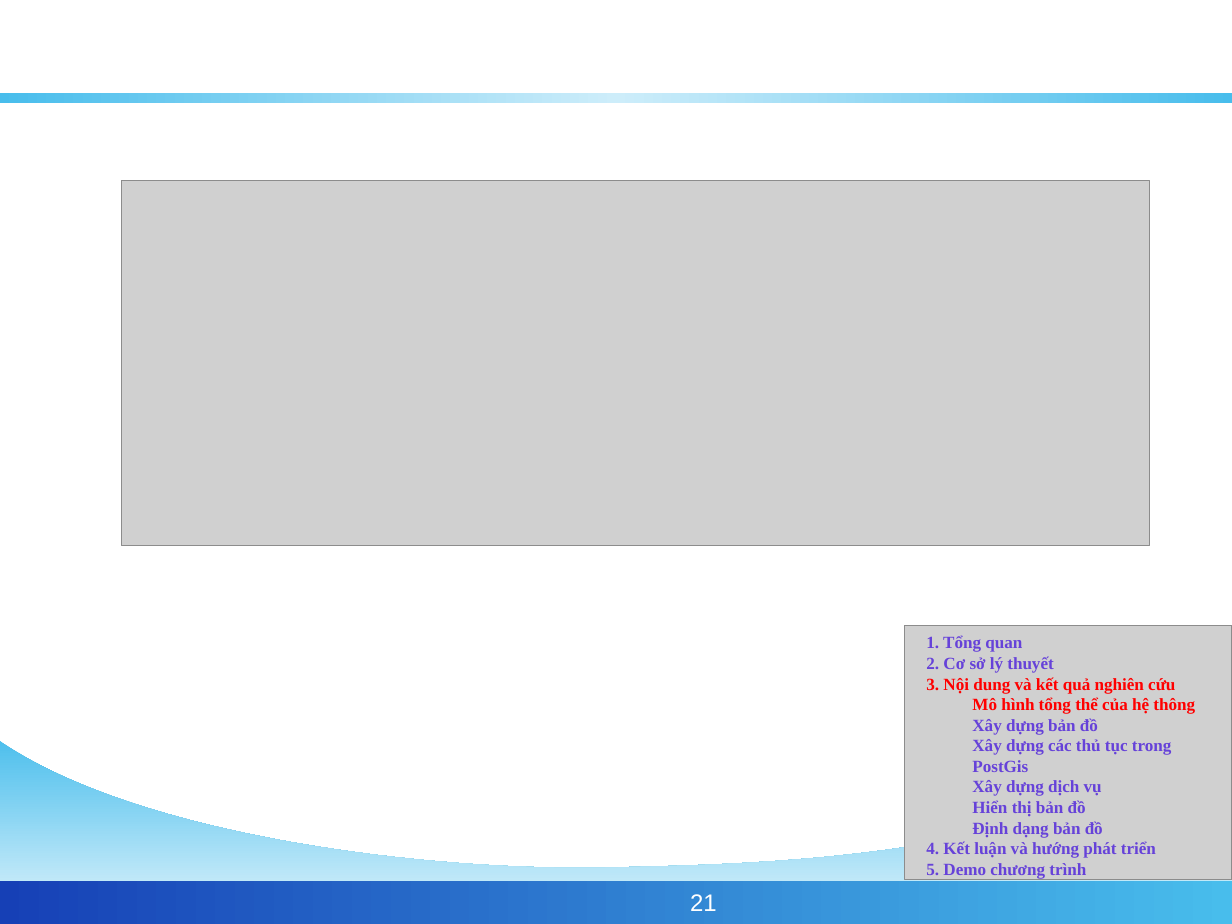
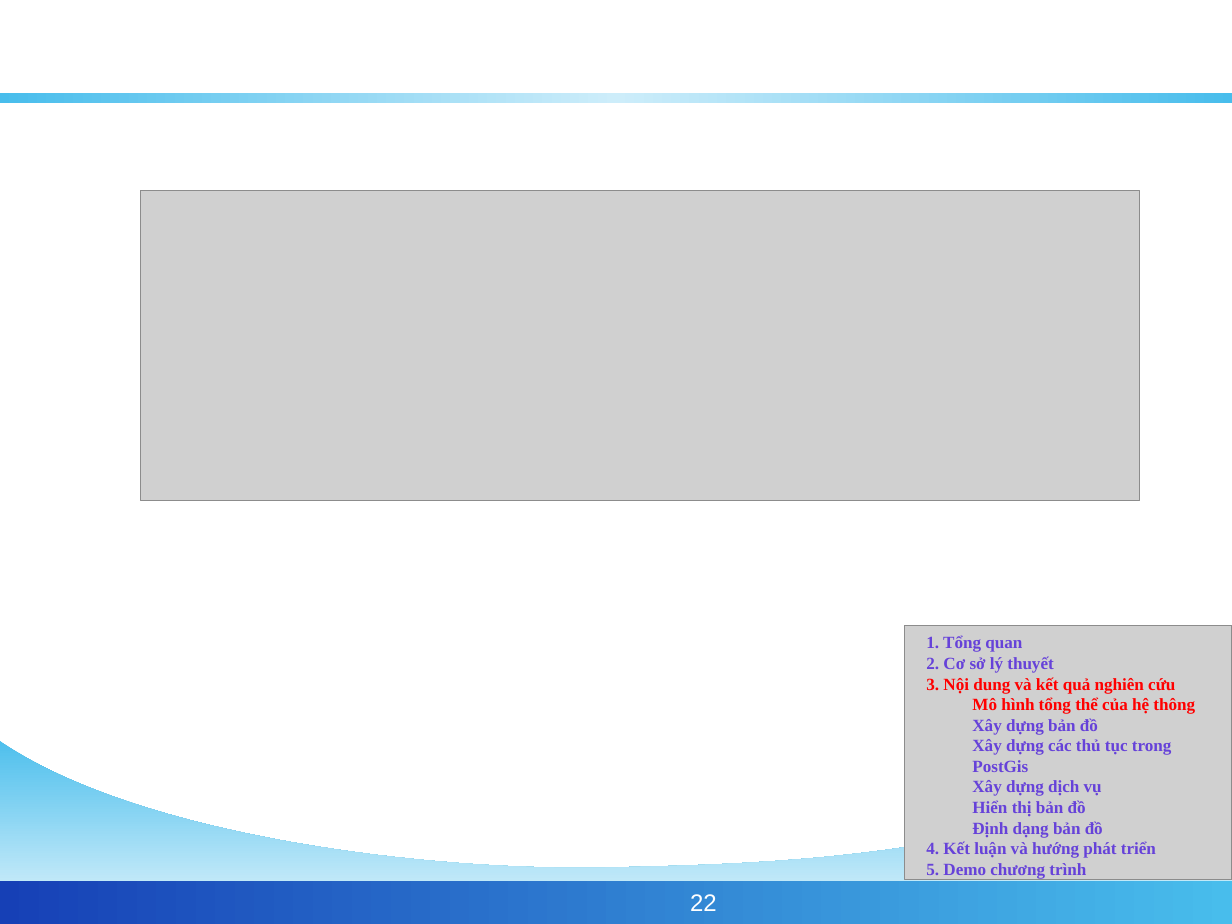
Before and after one commit to phamngsinh/cantho-webgis, a slide deck: slide 22 of Document/Bao Cao/BaoCaoLuanVan.ppt (slide 21 before the commit). Drawn at 1232x924 pixels with LibreOffice and Linux fonts; fonts in the diff are those of the drawing; grey boxes stand for pictures; background and template pictures are left out. Boxes give left, top, right and bottom in pixels: in the first picture for what was removed or moved away, otherwise in the second. Text is boxed around its words. In the diff, an @@ line names an element or a change of style, - is before the commit and + after.

```diff
--- a/Document/Bao Cao/BaoCaoLuanVan.ppt
+++ b/Document/Bao Cao/BaoCaoLuanVan.ppt
@@ picture: place and size @@
-picture at box(121, 181, 1149, 546)
+picture at box(140, 191, 1140, 501)
@@ page number at box(690, 894, 717, 911): text changed @@
-21
+22
```
Also in this commit, not shown: 5 other slides changed, 1 slide added.
